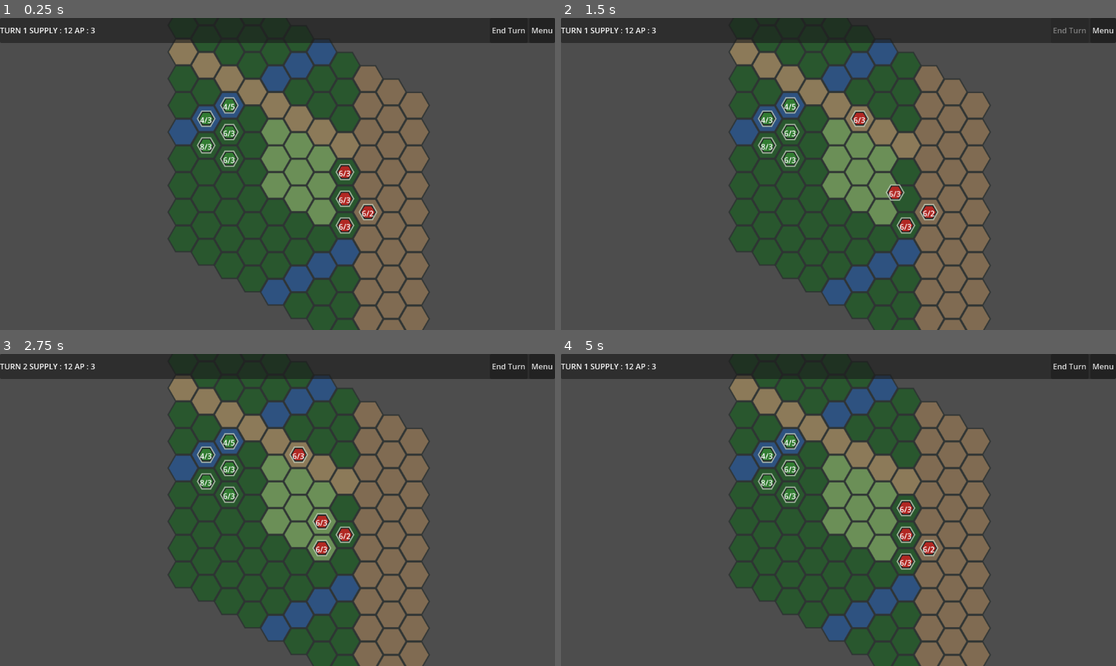
Above: before the commit, frames 1-4 (two rows, left to right).
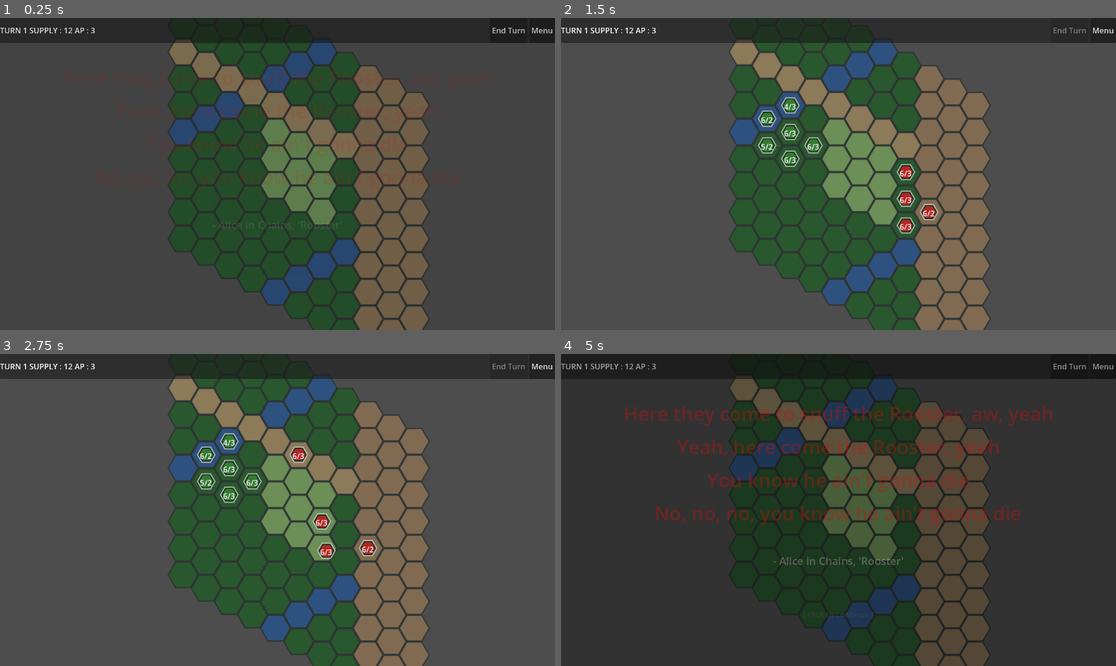
Above: after the commit, the same moments.

Repository: samuelvary1/vietnam-wargame
Game: Godot game, scene res://scenes/Main.tscn
Same seed, same stepped clock (60 frames per second), same inputs: the game is played once before the commit and once after it.
Inputs (mouse positions are in pixels of both pictures, inside the frame that each line leads up to):
- Up to frame 1 (0.25 s): no input
- Up to frame 2 (1.5 s): click "End Turn" at 0.5 s; click (1071, 30) at 1.25 s, where only the run after the commit has a clickable "End Turn"
- Up to frame 3 (2.75 s): tap Enter at 2 s; move the mouse to (227, 469) at 2.02 s; click (227, 469) at 2.17 s
- Up to frame 4 (5 s): click (1071, 366) at 2.75 s, where only the run before the commit has a clickable "End Turn"; click "Menu" at 3.5 s; click "Restart Mission" at 4.25 s

The runs differ from the first frame. In frame 1, 1.9% of the frame differs, in the area x 0-100%, y 3-70%; in frame 2, 0.7%; in frame 3, 0.7%; in frame 4, 87%, in the area x 0-100%, y 3-100%.

Commit message:
add splash screens and soldier info

Diff:
--- a/project.godot
+++ b/project.godot
@@ -15,6 +15,10 @@
 config/features=PackedStringArray("4.6", "Forward Plus")
 config/icon="res://icon.svg"
 
+[autoload]
+
+Campaign="*res://scripts/campaign_manager.gd"
+
 [physics]
 
 3d/physics_engine="Jolt Physics"
--- /dev/null
+++ b/scenes/SplashScreen.tscn
@@ -0,0 +1,6 @@
+[gd_scene load_steps=2 format=3]
+
+[ext_resource type="Script" path="res://scripts/splash_screen.gd" id="1_splash"]
+
+[node name="SplashScreen" type="CanvasLayer"]
+script = ExtResource("1_splash")
--- /dev/null
+++ b/scripts/campaign_manager.gd
@@ -0,0 +1,105 @@
+extends Node
+class_name CampaignManager
+
+const PATROL_SIZE := 6
+
+var campaign_started: bool = false
+var current_mission: int = 1
+var roster: Array[Soldier] = []
+
+func ensure_campaign_started() -> void:
+	if campaign_started:
+		return
+	_build_initial_platoon()
+	campaign_started = true
+
+func _build_initial_platoon() -> void:
+	roster.clear()
+	for role in _historical_platoon_roles():
+		var soldier := SoldierGenerator.generate(role)
+		soldier.primary_role = role
+		soldier.portrait_id = randi() % 12
+		roster.append(soldier)
+
+func _historical_platoon_roles() -> Array[int]:
+	# Vietnam-era platoon inspired structure: HQ + 3 rifle squads + medic
+	var roles: Array[int] = [
+		Globals.UnitType.RIFLEMAN,
+		Globals.UnitType.RIFLEMAN,
+		Globals.UnitType.MEDIC,
+	]
+
+	for _squad in range(3):
+		roles.append(Globals.UnitType.RIFLEMAN)       # squad leader
+		roles.append(Globals.UnitType.GRENADIER)
+		roles.append(Globals.UnitType.MACHINE_GUNNER)
+		for _rifleman in range(5):
+			roles.append(Globals.UnitType.RIFLEMAN)
+
+	return roles
+
+func create_patrol(size: int = PATROL_SIZE) -> Array[Soldier]:
+	var available: Array[Soldier] = _available_soldiers()
+	var patrol: Array[Soldier] = []
+
+	_take_role(available, patrol, Globals.UnitType.MACHINE_GUNNER, 1)
+	_take_role(available, patrol, Globals.UnitType.GRENADIER, 1)
+	_take_role(available, patrol, Globals.UnitType.MEDIC, 1)
+	_take_role(available, patrol, Globals.UnitType.RIFLEMAN, max(0, size - patrol.size()))
+
+	while patrol.size() < size and not available.is_empty():
+		patrol.append(available.pop_front())
+
+	for soldier in patrol:
+		soldier.missions_deployed += 1
+
+	return patrol
+
+func mark_casualty(unit: Node) -> void:
+	if unit == null or not unit.has_method("get_soldier"):
+		return
+	var soldier: Soldier = unit.get_soldier()
+	if soldier == null:
+		return
+	soldier.wound_state = "kia"
+
+func complete_mission(surviving_units: Array, mission_won: bool) -> void:
+	for unit in surviving_units:
+		if unit == null or not unit.has_method("get_soldier"):
+			continue
+		var soldier: Soldier = unit.get_soldier()
+		if soldier == null or soldier.wound_state == "kia":
+			continue
+		soldier.missions_survived += 1
+		soldier.experience += 2 if mission_won else 1
+		soldier.check_earned_traits()
+
+	current_mission += 1
+
+func _available_soldiers() -> Array[Soldier]:
+	var list: Array[Soldier] = []
+	for soldier in roster:
+		if soldier.is_available() and soldier.wound_state != "kia":
+			list.append(soldier)
+	return list
+
+func _take_role(pool: Array[Soldier], target: Array[Soldier], role: int, count: int) -> void:
+	for _i in range(count):
+		var selected := _pop_role_candidate(pool, role)
+		if selected == null:
+			return
+		target.append(selected)
+
+func _pop_role_candidate(pool: Array[Soldier], role: int) -> Soldier:
+	var best_idx := -1
+	for i in range(pool.size()):
+		var s: Soldier = pool[i]
+		if s.primary_role != role:
+			continue
+		if best_idx == -1 or s.missions_deployed < pool[best_idx].missions_deployed:
+			best_idx = i
+	if best_idx == -1:
+		return null
+	var picked: Soldier = pool[best_idx]
+	pool.remove_at(best_idx)
+	return picked
--- a/scripts/main.gd
+++ b/scripts/main.gd
@@ -20,6 +20,15 @@
 # ─── Init ─────────────────────────────────────────────────────────────────────
 
 func _ready() -> void:
+	_show_splash()
+
+func _show_splash() -> void:
+	var splash := preload("res://scenes/SplashScreen.tscn").instantiate()
+	add_child(splash)
+	splash.splash_finished.connect(_start_game)
+
+func _start_game() -> void:
+	Campaign.ensure_campaign_started()
 	_connect_signals()
 	_spawn_starting_units()
 	game_manager.start_player_turn()
@@ -46,12 +55,7 @@
 # ─── Unit Spawning ────────────────────────────────────────────────────────────
 
 func _spawn_starting_units() -> void:
-	# US units (left side of map)
-	_spawn_unit(Vector2i(-3,  0), Globals.Team.US, Globals.UnitType.RIFLEMAN)
-	_spawn_unit(Vector2i(-3,  1), Globals.Team.US, Globals.UnitType.RIFLEMAN)
-	_spawn_unit(Vector2i(-4,  1), Globals.Team.US, Globals.UnitType.M113)
-	_spawn_unit(Vector2i(-3, -1), Globals.Team.US, Globals.UnitType.RECON)
-	_spawn_unit(Vector2i(-4,  0), Globals.Team.US, Globals.UnitType.MEDIC)
+	_spawn_player_patrol()
 
 	# VC units (right side of map)
 	_spawn_unit(Vector2i(2, -1), Globals.Team.VC, Globals.UnitType.RIFLEMAN)
@@ -59,13 +63,28 @@
 	_spawn_unit(Vector2i(2,  1), Globals.Team.VC, Globals.UnitType.RIFLEMAN)
 	_spawn_unit(Vector2i(3,  0), Globals.Team.VC, Globals.UnitType.MACHINE_GUNNER)
 
-func _spawn_unit(hex: Vector2i, team: int, unit_type: int) -> Node:
+func _spawn_player_patrol() -> void:
+	var patrol_slots: Array[Vector2i] = [
+		Vector2i(-4, 0),
+		Vector2i(-4, 1),
+		Vector2i(-3, -1),
+		Vector2i(-3, 0),
+		Vector2i(-3, 1),
+		Vector2i(-2, 0),
+	]
+	var patrol: Array[Soldier] = Campaign.create_patrol(patrol_slots.size())
+	for i in range(min(patrol.size(), patrol_slots.size())):
+		var soldier: Soldier = patrol[i]
+		_spawn_unit(patrol_slots[i], Globals.Team.US, soldier.primary_role, soldier)
+
+func _spawn_unit(hex: Vector2i, team: int, unit_type: int, soldier: Soldier = null) -> Node:
 	var unit_scene: PackedScene = preload("res://scenes/Unit.tscn")
 	var unit: Node = unit_scene.instantiate()
 	unit.team = team
 	unit.unit_type = unit_type
 	add_child(unit)
 	unit.setup_from_type()
+	unit.assign_soldier(soldier)
 	hex_grid.place_unit(unit, hex)
 	unit.unit_clicked.connect(_on_unit_clicked)
 	unit.unit_died.connect(_on_unit_died)
@@ -102,9 +121,8 @@
 		return
 
 	if action_mode == "move" and selected_unit != null:
-		if unit_at_hex == null:
-			_try_move(selected_unit, hex)
-	elif unit_at_hex == null:
+		_try_move(selected_unit, hex)
+	else:
 		_deselect()
 
 # ─── Selection ────────────────────────────────────────────────────────────────
@@ -217,10 +235,13 @@
 	game_manager.start_next_turn()
 
 func _on_unit_died(unit: Node) -> void:
+	if unit.team == Globals.Team.US:
+		Campaign.mark_casualty(unit)
 	hex_grid.remove_unit(unit)
 	game_manager.register_unit_death(unit)
 
 func _on_game_over(player_won: bool) -> void:
+	Campaign.complete_mission(game_manager.player_units, player_won)
 	ui_manager.show_game_over(player_won)
 
 func _get_affordable_move_cells(unit: Node) -> Array[Vector2i]:
--- a/scripts/soldier.gd
+++ b/scripts/soldier.gd
@@ -5,6 +5,10 @@
 
 extends Resource
 class_name Soldier
+
+const TRAIT_HARDENED := "Hardened"
+const TRAIT_SHAKEN := "Shaken"
+const TRAIT_SHORT_TIMER := "Short-Timer"
 
 # ─── Identity ─────────────────────────────────────────────────────────────────
 
@@ -14,19 +18,20 @@
 @export var rank: String = "Pvt."
 @export var backstory: String = ""
 @export var missions_survived: int = 0
+@export var missions_deployed: int = 0
 @export var kills: int = 0
 @export var times_wounded: int = 0
+@export var experience: int = 0
+@export var portrait_id: int = 0
+@export var primary_role: int = Globals.UnitType.RIFLEMAN
 
 # ─── Traits (earned through play) ─────────────────────────────────────────────
 
 @export var traits: Array[String] = []
 # Possible values:
-# "Steady"     — survived ambush, morale loss reduced
-# "Hardened"   — 3+ kills, +1 attack, -1 max morale (permanent)
-# "Grateful"   — healed in field, heals faster
-# "Shaken"     — watched squadmate die, morale penalty
-# "Vengeful"   — watched squadmate die, +1 attack vs enemies near death site
-# "Short-Timer"— 8+ missions, survival bonus but morale penalty
+# "Hardened"   — 3+ kills, +1 attack, -1 morale
+# "Shaken"     — low morale, reduced combat effectiveness
+# "Short-Timer"— 8+ missions, survival stress penalty
 
 # ─── Wound State ──────────────────────────────────────────────────────────────
 
@@ -71,26 +76,30 @@
 func morale_ok() -> bool:
 	return morale > 2
 
+func experience_label() -> String:
+	if experience >= 12:
+		return "Veteran"
+	if experience >= 6:
+		return "Experienced"
+	return "Green"
+
 # ─── Stat Modifiers from Traits ───────────────────────────────────────────────
 
 func get_movement_modifier() -> int:
 	var mod := 0
-	if "Shaken" in traits:      mod -= 1
-	if "Short-Timer" in traits: mod += 0  # no movement change
+	if TRAIT_SHAKEN in traits: mod -= 1
 	return mod
 
 func get_attack_modifier() -> int:
 	var mod := 0
-	if "Hardened" in traits:  mod += 1
-	if "Vengeful" in traits:  mod += 1
-	if "Shaken" in traits:    mod -= 1
+	if TRAIT_HARDENED in traits: mod += 1
+	if TRAIT_SHAKEN in traits: mod -= 1
 	return mod
 
 func get_morale_modifier() -> int:
 	var mod := 0
-	if "Hardened" in traits:    mod -= 1   # costs something
-	if "Short-Timer" in traits: mod -= 1
-	if "Steady" in traits:      mod += 1
+	if TRAIT_HARDENED in traits: mod -= 1
+	if TRAIT_SHORT_TIMER in traits: mod -= 1
 	return mod
 
 # ─── Trait Acquisition ────────────────────────────────────────────────────────
@@ -105,15 +114,15 @@
 	## Call after each mission. Returns list of narrative strings for new traits.
 	var new_events: Array[String] = []
 
-	if kills >= 3 and "Hardened" not in traits:
-		new_events.append(add_trait("Hardened"))
+	if kills >= 3 and TRAIT_HARDENED not in traits:
+		new_events.append(add_trait(TRAIT_HARDENED))
 
-	if missions_survived >= 8 and "Short-Timer" not in traits:
-		new_events.append(add_trait("Short-Timer"))
+	if missions_survived >= 8 and TRAIT_SHORT_TIMER not in traits:
+		new_events.append(add_trait(TRAIT_SHORT_TIMER))
 		new_events.append("%s is getting short. Everyone knows it." % full_name())
 
-	if morale <= 1 and "Shaken" not in traits:
-		new_events.append(add_trait("Shaken"))
+	if morale <= 1 and TRAIT_SHAKEN not in traits:
+		new_events.append(add_trait(TRAIT_SHAKEN))
 
 	return new_events
 
--- a/scripts/soldier_generator.gd
+++ b/scripts/soldier_generator.gd
@@ -51,7 +51,7 @@
 	"Good at cards. Too good. You wonder how.",
 ]
 
-var RANKS_BY_TYPE: Dictionary = {
+const RANKS_BY_TYPE: Dictionary = {
 	Globals.UnitType.RIFLEMAN:       ["Pvt.", "PFC", "Cpl."],
 	Globals.UnitType.GRENADIER:      ["PFC", "Cpl.", "Sgt."],
 	Globals.UnitType.RECON:          ["Cpl.", "Sgt."],
@@ -106,7 +106,7 @@
 
 # ─── Generation ───────────────────────────────────────────────────────────────
 
-func generate(unit_type: int) -> Soldier:
+static func generate(unit_type: int) -> Soldier:
 	var s := Soldier.new()
 	s.first_name = FIRST_NAMES.pick_random()
 	s.last_name  = LAST_NAMES.pick_random()
@@ -115,6 +115,8 @@
 	s.rank       = RANKS_BY_TYPE.get(unit_type, ["Pvt."])[randi() % RANKS_BY_TYPE.get(unit_type, ["Pvt."]).size()]
 	s.morale     = 5
 	s.max_morale = 5
+	s.primary_role = unit_type
+	s.portrait_id = randi() % 12
 
 	# Attach a personality (stored as a trait for simplicity)
 	var personality: Dictionary = PERSONALITIES.pick_random()
@@ -122,6 +124,6 @@
 
 	return s
 
-func random_letter(soldier_name: String) -> String:
+static func random_letter(soldier_name: String) -> String:
 	var template: String = LETTERS_HOME.pick_random()
 	return template % soldier_name
--- /dev/null
+++ b/scripts/splash_screen.gd
@@ -0,0 +1,98 @@
+extends CanvasLayer
+
+signal splash_finished
+
+# Paste the lyric lines here (4 lines of the Rooster verse)
+const LYRIC_LINES: Array[String] = [
+	"Here they come to snuff the Rooster, aw, yeah",
+	"Yeah, here come the Rooster, yeah",
+	"You know he ain't gonna die",
+	"No, no, no, you know he ain't gonna die",
+]
+
+const ATTRIBUTION := "- Alice in Chains, 'Rooster'"
+
+var _fade_tween: Tween
+var _root: Control
+
+func _ready() -> void:
+	_build_ui()
+	_run_sequence()
+
+func _build_ui() -> void:
+	# Root control — this is what we animate
+	_root = Control.new()
+	_root.set_anchors_preset(Control.PRESET_FULL_RECT)
+	add_child(_root)
+
+	# Black background
+	var bg := ColorRect.new()
+	bg.color = Color(0, 0, 0, 1)
+	bg.set_anchors_preset(Control.PRESET_FULL_RECT)
+	_root.add_child(bg)
+
+	# Center container
+	var center := CenterContainer.new()
+	center.set_anchors_preset(Control.PRESET_FULL_RECT)
+	_root.add_child(center)
+
+	var vbox := VBoxContainer.new()
+	vbox.alignment = BoxContainer.ALIGNMENT_CENTER
+	vbox.add_theme_constant_override("separation", 14)
+	center.add_child(vbox)
+
+	var red := Color(0.85, 0.05, 0.05)
+	var cream := Color(0.85, 0.82, 0.75)
+
+	# Lyric lines — italic, red, large
+	for line in LYRIC_LINES:
+		var lbl := Label.new()
+		lbl.text = line
+		lbl.horizontal_alignment = HORIZONTAL_ALIGNMENT_CENTER
+		lbl.add_theme_color_override("font_color", red)
+		lbl.add_theme_font_size_override("font_size", 40)
+		# Italic-ish slant via theme isn't built-in without a font; rely on size + color
+		vbox.add_child(lbl)
+
+	# Spacer
+	var spacer := Control.new()
+	spacer.custom_minimum_size = Vector2(0, 28)
+	vbox.add_child(spacer)
+
+	# Attribution
+	var attr := Label.new()
+	attr.text = ATTRIBUTION
+	attr.horizontal_alignment = HORIZONTAL_ALIGNMENT_CENTER
+	attr.add_theme_color_override("font_color", cream)
+	attr.add_theme_font_size_override("font_size", 22)
+	vbox.add_child(attr)
+
+	# Click-to-continue hint
+	var hint_spacer := Control.new()
+	hint_spacer.custom_minimum_size = Vector2(0, 56)
+	vbox.add_child(hint_spacer)
+
+	var hint := Label.new()
+	hint.text = "[ click to continue ]"
+	hint.horizontal_alignment = HORIZONTAL_ALIGNMENT_CENTER
+	hint.add_theme_color_override("font_color", Color(0.35, 0.35, 0.35))
+	hint.add_theme_font_size_override("font_size", 16)
+	vbox.add_child(hint)
+
+func _run_sequence() -> void:
+	_root.modulate.a = 0.0
+	_fade_tween = create_tween()
+	_fade_tween.tween_property(_root, "modulate:a", 1.0, 2.0).set_ease(Tween.EASE_IN)
+
+func _input(event: InputEvent) -> void:
+	if event is InputEventMouseButton and event.pressed:
+		_dismiss()
+	elif event is InputEventKey and event.pressed and not event.echo:
+		_dismiss()
+
+func _dismiss() -> void:
+	if _fade_tween:
+		_fade_tween.kill()
+	_fade_tween = create_tween()
+	_fade_tween.tween_property(_root, "modulate:a", 0.0, 0.6).set_ease(Tween.EASE_OUT)
+	_fade_tween.tween_callback(func(): emit_signal("splash_finished"); queue_free())
--- a/scripts/ui_manager.gd
+++ b/scripts/ui_manager.gd
@@ -41,6 +41,7 @@
 @onready var menu_btn: Button        = get_node_or_null("TopBar/HBoxContainer/MenuButton")
 
 @onready var sidebar: PanelContainer = $Sidebar
+@onready var unit_portrait: ColorRect = $Sidebar/VBoxContainer/UnitPortrait
 @onready var unit_name_label: Label  = $Sidebar/VBoxContainer/UnitNameLabel
 @onready var health_label: Label     = $Sidebar/VBoxContainer/HealthLabel
 @onready var movement_label: Label   = $Sidebar/VBoxContainer/MovementLabel
@@ -192,7 +193,19 @@
 
 func show_unit_panel(unit: Node, can_move_now: bool = true, can_attack_now: bool = true, can_fortify_now: bool = true) -> void:
 	sidebar.visible = true
+	unit_name_label.autowrap_mode = TextServer.AUTOWRAP_WORD_SMART
 	unit_name_label.text = unit.unit_display_name
+	unit_portrait.color = unit.get_portrait_color()
+	if unit.has_method("get_soldier"):
+		var soldier: Soldier = unit.get_soldier()
+		if soldier != null:
+			unit_name_label.text = "%s\n%s\n\"%s\"\nXP %d (%s)" % [
+				soldier.full_name(),
+				soldier.hometown,
+				soldier.backstory,
+				soldier.experience,
+				soldier.experience_label()
+			]
 	health_label.text    = "HEALTH      %d / %d" % [unit.current_health, unit.max_health]
 	movement_label.text  = "MOVEMENT  %d / %d" % [unit.current_movement, unit.max_movement]
 	move_btn.disabled    = not can_move_now
--- a/scripts/unit.gd
+++ b/scripts/unit.gd
@@ -32,6 +32,7 @@
 var has_attacked: bool = false
 var is_fortified: bool = false
 var hex_position: Vector2i
+var soldier: Soldier = null
 
 # ─── Node refs ────────────────────────────────────────────────────────────────
 
@@ -60,6 +61,33 @@
 	current_health  = max_health
 	current_movement = max_movement
 	_refresh_display()
+
+func assign_soldier(soldier_data: Soldier) -> void:
+	soldier = soldier_data
+	if soldier == null:
+		return
+	unit_display_name = soldier.full_name()
+	max_movement = max(1, max_movement + soldier.get_movement_modifier())
+	attack_power = max(1, attack_power + soldier.get_attack_modifier())
+	current_health = max_health
+	current_movement = max_movement
+	_refresh_display()
+
+func get_soldier() -> Soldier:
+	return soldier
+
+func get_portrait_color() -> Color:
+	if soldier == null:
+		return Color(0.18, 0.18, 0.18, 1.0)
+	var palette := [
+		Color(0.46, 0.35, 0.28),
+		Color(0.58, 0.42, 0.31),
+		Color(0.71, 0.56, 0.43),
+		Color(0.33, 0.24, 0.18),
+		Color(0.62, 0.5, 0.41),
+		Color(0.4, 0.3, 0.22),
+	]
+	return palette[soldier.portrait_id % palette.size()]
 
 # ─── Display ──────────────────────────────────────────────────────────────────
 
Not shown, added: scripts/campaign_manager.gd.uid
Not shown, added: scripts/splash_screen.gd.uid
